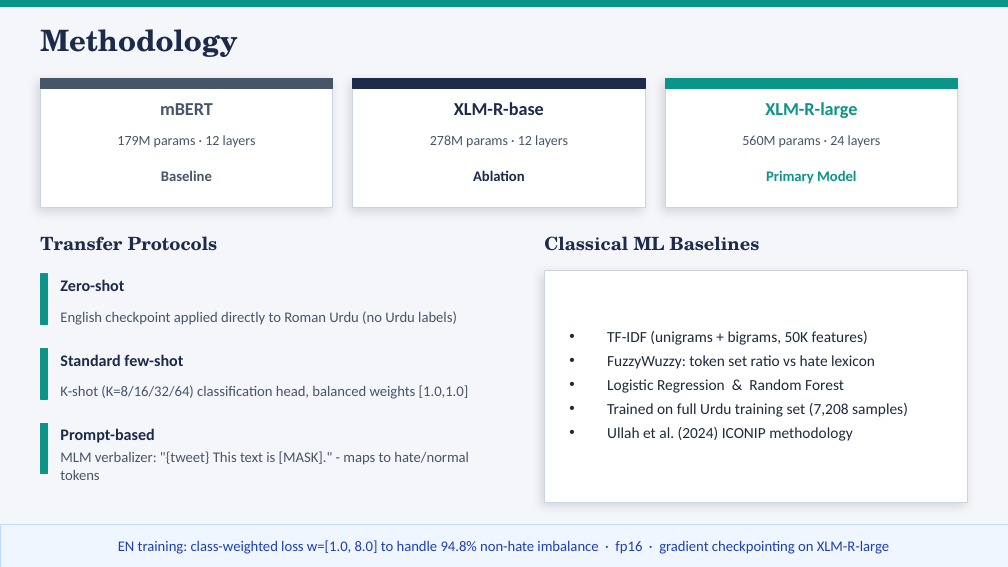
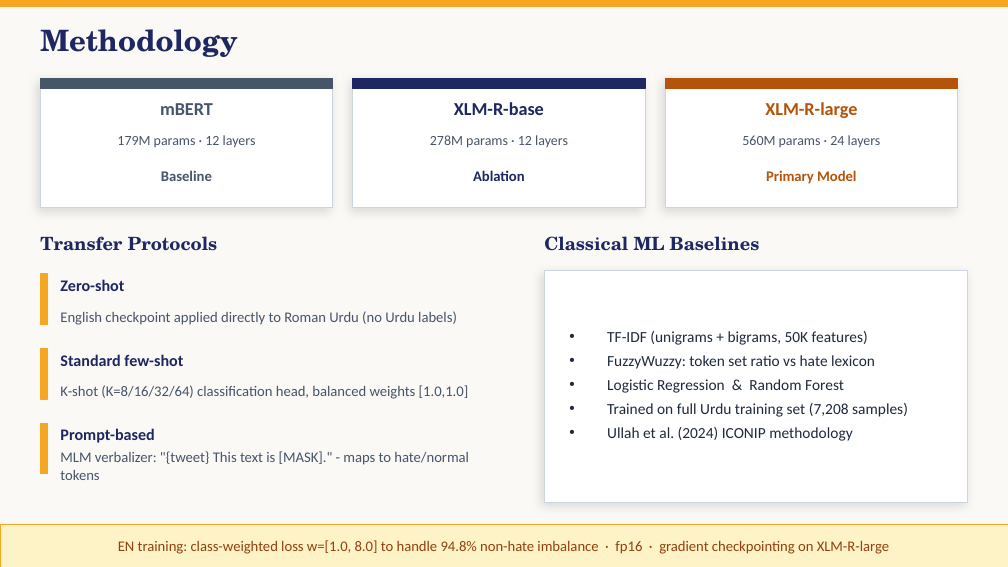
Before and after one commit to MuteeullahBaig/AI600-HateSpeech-CrossLingual, a slide deck: slide 4 of report/AI600_HateSpeech_Presentation.pptx. Drawn at 1008x567 pixels with LibreOffice and Linux fonts; fonts in the diff are those of the drawing. Boxes give left, top, right and bottom in pixels: in the first picture for what was removed or moved away, otherwise in the second. Text is boxed around its words. In the diff, an @@ line names an element or a change of style, - is before the commit and + after.

```diff
--- a/report/AI600_HateSpeech_Presentation.pptx
+++ b/report/AI600_HateSpeech_Presentation.pptx
@@ background #F5F6FA to #FAF9F6 @@
@@ rectangle at bbox=[353, 79, 645, 89]: fill #1C2B4A to #1E2761; outline #1C2B4A 1 pt to #1E2761 1 pt @@
@@ rectangle at bbox=[665, 79, 958, 89]: fill #0D9488 to #B45309; outline #0D9488 1 pt to #B45309 1 pt @@
@@ text "XLM-R-large" at bbox=[765, 102, 857, 118]: text colour #0D9488 to #B45309 @@
@@ text "Primary Model" at bbox=[766, 170, 856, 184]: text colour #0D9488 to #B45309 @@
@@ text colour #1C2B4A to #1E2761 in 8 elements at bbox=[40, 29, 237, 57], bbox=[454, 102, 544, 115], bbox=[473, 170, 525, 181], bbox=[40, 236, 218, 251], bbox=[60, 279, 124, 291], bbox=[60, 354, 183, 366], bbox=[60, 428, 154, 443], bbox=[544, 236, 760, 251] @@
@@ fill #0D9488 to #F5A623; outline #0D9488 1 pt to #F5A623 1 pt in 4 elements at bbox=[0, 0, 1008, 6], bbox=[40, 274, 47, 325], bbox=[40, 349, 47, 399], bbox=[40, 423, 47, 474] @@
@@ rectangle at bbox=[0, 524, 1008, 566]: fill #EFF6FF to #FEF3C7; outline #BFDBFE 0.5 pt to #F5A623 0.5 pt @@
@@ text "EN training: class-weighted loss w=[1.0, ..." at bbox=[118, 540, 889, 554]: text colour #1E40AF to #92400E @@
```
Also in this commit, not shown: 5 other slides changed, 35 other files.
